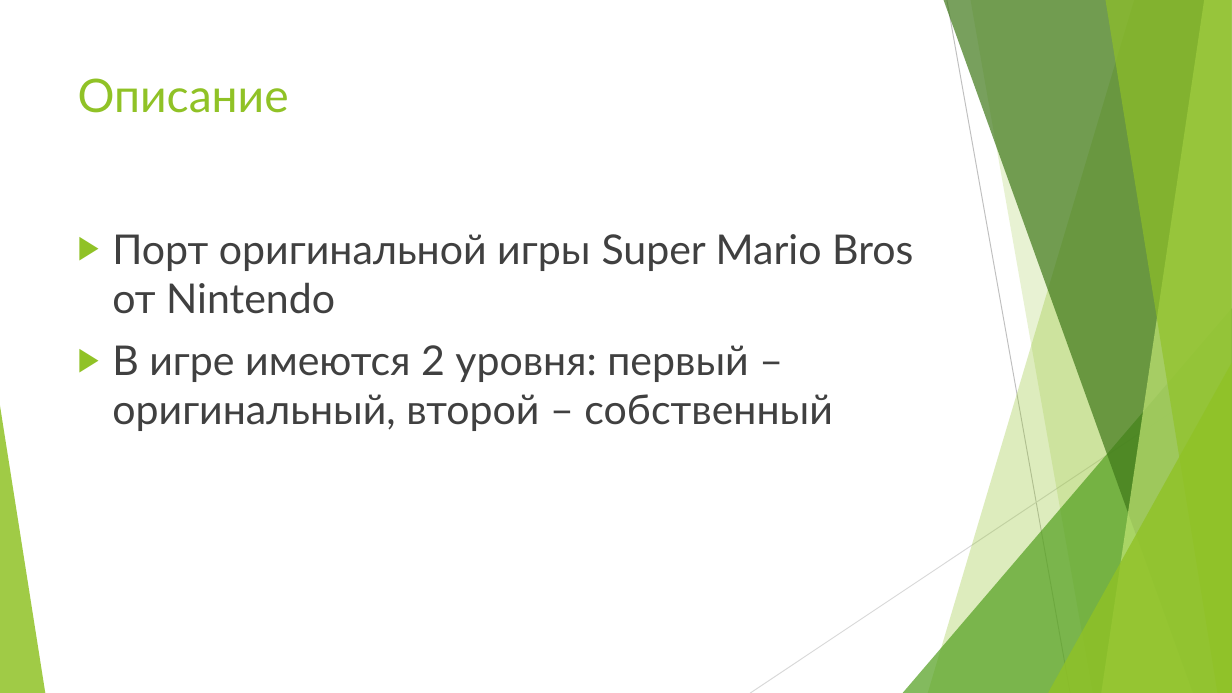
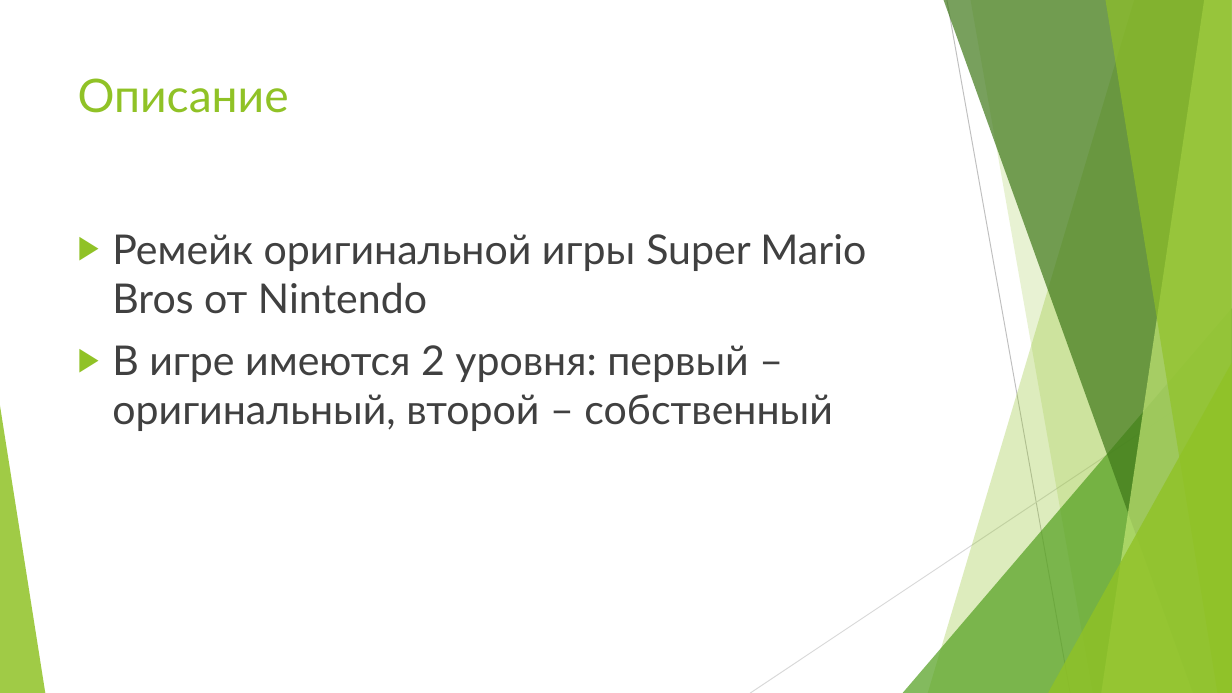
Before and after one commit to RuslanShafeev/marivo, a slide deck: slide 2 of Super Marivo.pptx. Drawn at 1232x693 pixels with LibreOffice and Linux fonts; fonts in the diff are those of the drawing. Boxes give left, top, right and bottom in pixels: in the first picture for what was removed or moved away, otherwise in the second. Text is boxed around its words. In the diff, an @@ line names an element or a change of style, - is before the commit and + after.

```diff
--- a/Super Marivo.pptx
+++ b/Super Marivo.pptx
@@ text at [112,234,866,314]: text changed @@
-▶ Порт оригинальной игры Super Mario Bros от Nintendo
+▶ Ремейк оригинальной игры Super Mario Bros от Nintendo
```
Also in this commit, not shown: 1 other slide changed, 2 slides added, 3 slides removed, 2 other files.
